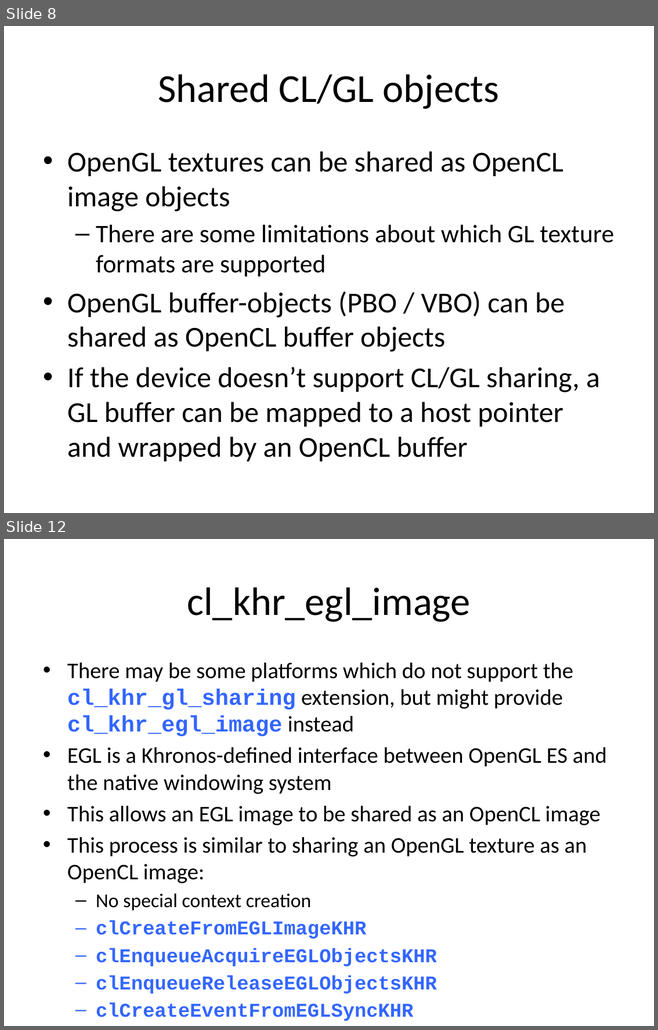
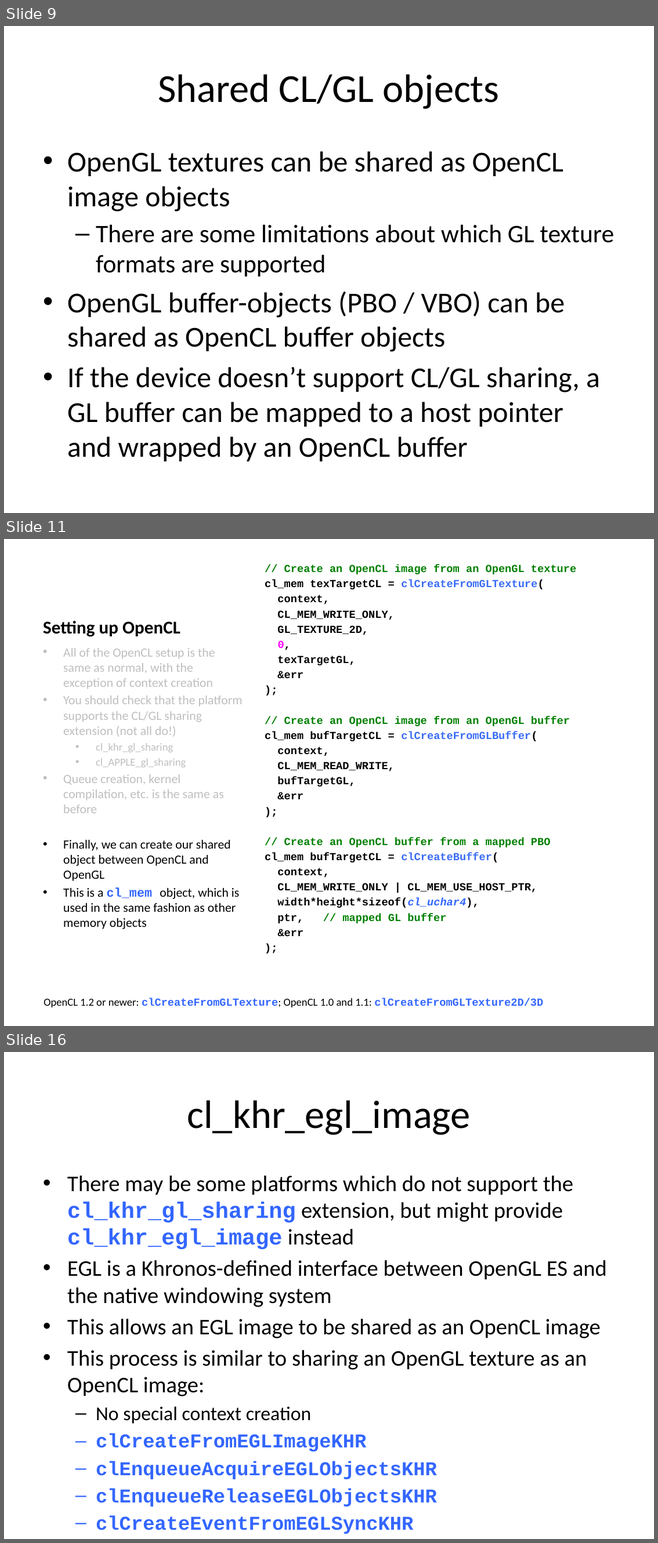
Before and after one commit to UoB-HPC/opencl-training-slides, a slide deck: advanced_part4.pptx. Shown one above the other, each under a label of ours: slides 8 and 12 before the commit, slides 9, 11 and 16 after it; the slides between them are not shown. The pictures are 658x1030 and 658x1543 pixels, drawn with LibreOffice and Linux fonts; fonts in the diff are those of the drawing. Boxes give left, top, right and bottom in pixels: in the first picture for what was removed or moved away, otherwise in the second. Text is boxed around its words. In the diff, an @@ line names an element or a change of style, - is before the commit and + after.

```diff
--- a/advanced_part4.pptx
+++ b/advanced_part4.pptx
@@ slide 11 added at [4, 539, 654, 1026], background #FFFFFF @@
@@ text added at [264, 565, 576, 936], 12 pt, text #000000, bold @@
+// Create an OpenCL image from an OpenGL texture
+cl_mem texTargetCL = clCreateFromGLTexture(
+context,
+CL_MEM_WRITE_ONLY,
+GL_TEXTURE_2D,
+0,
+texTargetGL,
+&err
+);
+// Create an OpenCL image from an OpenGL buffer
+cl_mem bufTargetCL = clCreateFromGLBuffer(
+context,
+CL_MEM_READ_WRITE,
+bufTargetGL,
+&err
+);
+// Create an OpenCL buffer from a mapped PBO
+cl_mem bufTargetCL = clCreateBuffer(
+context,
+CL_MEM_WRITE_ONLY | CL_MEM_USE_HOST_PTR,
+width*height*sizeof(cl_uchar4),
+ptr, // mapped GL buffer
+&err
+);
@@ title added at [43, 621, 180, 637], 20 pt, text #000000, bold @@
+Setting up OpenCL
@@ text added at [63, 648, 242, 929], 14 pt, text #BFBFBF @@
+• All of the OpenCL setup is the same as normal, with the exception of context creation
+• You should check that the platform supports the CL/GL sharing extension (not all do!)
+  • cl_khr_gl_sharing
+  • cl_APPLE_gl_sharing
+• Queue creation, kernel compilation, etc. is the same as before
+• Finally, we can create our shared object between OpenCL and OpenGL
+• This is a cl_mem object, which is used in the same fashion as other memory objects
@@ text added at [43, 998, 543, 1008], 12 pt, text #3366FF, bold @@
+OpenCL 1.2 or newer: clCreateFromGLTexture; OpenCL 1.0 and 1.1: clCreateFromGLTexture2D/3D
@@ what was slide 8 is now slide 9 @@
@@ what was slide 12 is now slide 16 @@
```
Also in this commit, not shown: 4 slides changed, 3 other slides added.
